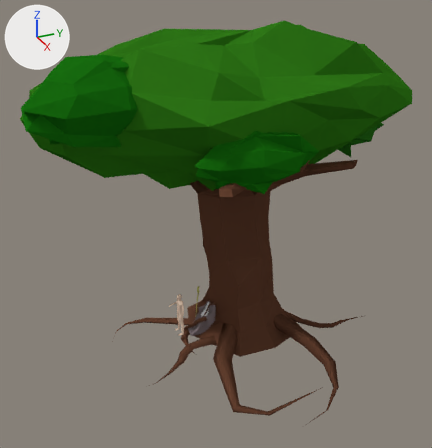
An edit to the Blender file Amelia Blume/Assets/Meshes/hotw_v2.blend, drawn before and after from the same camera.
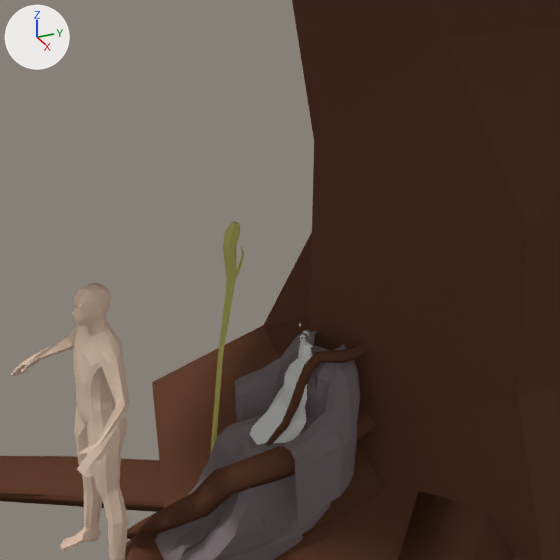
There are two pictures of each version: one whole from a 50 mm lens placed at (72.8, -30.3, 52.5), pointed at (3.7, 0.8, 17.9), one close up on the part from 39% to 56% of the width and 57% to 74% of the height. The lights are fixed; the arrows at upper left show +X, +Y and +Z.

The first close-up shows 'Beard', 'Cylinder', 'Robe', 'python_hotw_makehuman-proxy741', 'root.000', 'root.001', 'root.003', 'root.004', 'root.006', 'trunk'.
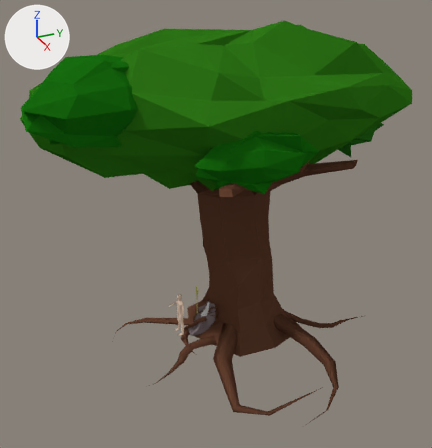
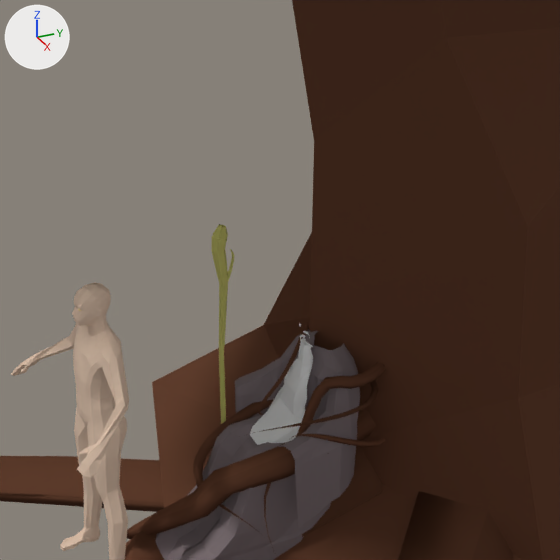
What differs and where, as boxes (x1, y1, x2, y2) in the close-ups (560 x 560 px):
'root.000', mesh moved: before (262, 342, 369, 529); after (264, 362, 386, 556)
'Cylinder', moved, turned: before (210, 221, 244, 454); after (212, 224, 235, 424)
'root.009', added (brown): after (193, 400, 273, 534)
'BezierCurve.001', added (brown): after (239, 380, 378, 437)
'BezierCurve', added (brown): after (291, 434, 386, 447)
'root.008', added: after (258, 322, 309, 415)

What changed in the scene script:
```text
Change me_mesh_003:
    where me_mesh_003.from_pydata(...)  # 114 vertices, 108 faces; spans x -2.23..2.23, y -5.03..5.03, z -6.18..6.18
    used by ob_root_000; location = (0.596, 1.268, 1.231); rotation_euler = (0.0, 0.0, -0.0961), in degrees (0, 0, -5.5); scale = (0.311, 0.311, 0.311)
    me_mesh_003 part 1: the whole mesh is moved by (1.57, 0.15, -1.11)
Add cu_beziercurve_002:
    cu_beziercurve_002 = bpy.data.curves.new('BezierCurve.002', 'CURVE')
    cu_beziercurve_002.dimensions = '3D'
    _sp = cu_beziercurve_002.splines.new('BEZIER'); _sp.bezier_points.add(1)
    _sp.bezier_points.foreach_set('co', [-0.85, -0.0214, -1.182, 1.066, -0.8, -1.043])
    _sp.bezier_points.foreach_set('handle_left', [-1.495, -0.31, -1.182, 1.329, -0.114, 0.0562])
    _sp.bezier_points.foreach_set('handle_right', [-0.204, 0.267, -1.182, 0.803, -1.486, -2.141])
    for _p, _l, _r in zip(_sp.bezier_points, ['ALIGNED', 'ALIGNED'], ['ALIGNED', 'ALIGNED']): _p.handle_left_type = _l; _p.handle_right_type = _r
    _sp.order_u = 0
    _sp.order_v = 0
    cu_beziercurve_002.materials.append(mat_tree_lighter)  # brown #644130
    cu_beziercurve_002.use_path = True
    cu_beziercurve_002.use_path_clamp = True
    cu_beziercurve_002.bevel_resolution = 0
    cu_beziercurve_002.bevel_depth = 0.074
    cu_beziercurve_002.fill_mode = 'FULL'
    cu_beziercurve_002.taper_object = ob_taper_000
Add cu_beziercurve_001:
    cu_beziercurve_001 = bpy.data.curves.new('BezierCurve.001', 'CURVE')
    cu_beziercurve_001.dimensions = '3D'
    _sp = cu_beziercurve_001.splines.new('BEZIER'); _sp.bezier_points.add(2)
    _sp.bezier_points.foreach_set('co', [-0.169, 0.555, 0.0, -0.108, -1.96, -1.288, 2.268, -1.381, -1.858])
    _sp.bezier_points.foreach_set('handle_left', [-0.237, 1.259, 0.0, -0.333, -1.734, -0.603, 2.692, -2.244, -0.581])
    _sp.bezier_points.foreach_set('handle_right', [-0.102, -0.149, 0.0, 0.117, -2.187, -1.973, 1.843, -0.518, -3.136])
    for _p, _l, _r in zip(_sp.bezier_points, ['ALIGNED', 'ALIGNED', 'ALIGNED'], ['ALIGNED', 'ALIGNED', 'ALIGNED']): _p.handle_left_type = _l; _p.handle_right_type = _r
    _sp.order_u = 0
    _sp.order_v = 0
    cu_beziercurve_001.materials.append(mat_tree_darker)  # brown #5c3b2c
    cu_beziercurve_001.use_path = True
    cu_beziercurve_001.use_path_clamp = True
    cu_beziercurve_001.bevel_resolution = 0
    cu_beziercurve_001.bevel_depth = 0.175
    cu_beziercurve_001.fill_mode = 'FULL'
    cu_beziercurve_001.taper_object = ob_taper_000
Add cu_beziercurve:
    cu_beziercurve = bpy.data.curves.new('BezierCurve', 'CURVE')
    cu_beziercurve.dimensions = '3D'
    _sp = cu_beziercurve.splines.new('BEZIER'); _sp.bezier_points.add(2)
    _sp.bezier_points.foreach_set('co', [-0.415, 1.053, -0.654, 0.678, -0.71, -1.72, -0.053, -0.71, -2.75])
    _sp.bezier_points.foreach_set('handle_left', [-0.591, 1.737, -0.654, 0.567, 0.059, -1.09, -0.107, -0.227, -2.75])
    _sp.bezier_points.foreach_set('handle_right', [-0.24, 0.368, -0.654, 0.788, -1.478, -2.35, 0.000637, -1.193, -2.75])
    for _p, _l, _r in zip(_sp.bezier_points, ['ALIGNED', 'ALIGNED', 'ALIGNED'], ['ALIGNED', 'ALIGNED', 'ALIGNED']): _p.handle_left_type = _l; _p.handle_right_type = _r
    _sp.order_u = 0
    _sp.order_v = 0
    cu_beziercurve.materials.append(mat_tree_base)  # brown #5f3d2d
    cu_beziercurve.use_path = True
    cu_beziercurve.use_path_clamp = True
    cu_beziercurve.bevel_resolution = 0
    cu_beziercurve.bevel_depth = 0.06
    cu_beziercurve.fill_mode = 'FULL'
    cu_beziercurve.taper_object = ob_taper_000
Add cu_beziercurve_003:
    cu_beziercurve_003 = bpy.data.curves.new('BezierCurve.003', 'CURVE')
    cu_beziercurve_003.dimensions = '3D'
    _sp = cu_beziercurve_003.splines.new('BEZIER'); _sp.bezier_points.add(1)
    _sp.bezier_points.foreach_set('co', [-0.0896, -0.618, 0.0, 2.341, -2.125, -1.357])
    _sp.bezier_points.foreach_set('handle_left', [-0.327, -1.284, -0.0147, 2.262, -0.49, -0.124])
    _sp.bezier_points.foreach_set('handle_right', [0.467, 0.945, 0.0345, 2.419, -3.761, -2.59])
    for _p, _l, _r in zip(_sp.bezier_points, ['ALIGNED', 'ALIGNED'], ['ALIGNED', 'ALIGNED']): _p.handle_left_type = _l; _p.handle_right_type = _r
    _sp.order_u = 0
    _sp.order_v = 0
    cu_beziercurve_003.materials.append(mat_tree_darkest)  # brown #533628
    cu_beziercurve_003.use_path = True
    cu_beziercurve_003.use_path_clamp = True
    cu_beziercurve_003.bevel_resolution = 0
    cu_beziercurve_003.bevel_depth = 0.076
    cu_beziercurve_003.fill_mode = 'FULL'
    cu_beziercurve_003.taper_object = ob_taper_000
Change ob_cylinder:
    ob_cylinder.location: (-0.95, -0.04, 1.36) -> (-0.95, 0.09, 1.36)
    ob_cylinder.rotation_euler: (0.0, 0.0, 0.0) -> (0.11, 0.0, 0.0)  # degrees (0, 0, 0) -> degrees (6.3, 0, 0)
Add ob_beziercurve:
    ob_beziercurve = bpy.data.objects.new('BezierCurve', cu_beziercurve_002)
    ob_beziercurve.location = (1.48, 1.5, 2.25)
    ob_beziercurve.rotation_euler = (0.0, 0.0, -1.429)  # degrees (0, 0, -82)
Add ob_root_009:
    ob_root_009 = bpy.data.objects.new('root.009', cu_beziercurve_001)
    ob_root_009.parent = ob_trunk
    ob_root_009.location = (-0.718, 0.959, 1.334)
Add ob_root_008:
    ob_root_008 = bpy.data.objects.new('root.008', cu_beziercurve)
    ob_root_008.parent = ob_trunk
    ob_root_008.location = (-0.724, 1.102, 3.711)
Add ob_beziercurve_001:
    ob_beziercurve_001 = bpy.data.objects.new('BezierCurve.001', cu_beziercurve_003)
    ob_beziercurve_001.location = (1.48, 2.32, 2.25)
    ob_beziercurve_001.rotation_euler = (0.0, 0.0, -1.42)  # degrees (0, 0, -81)
```
